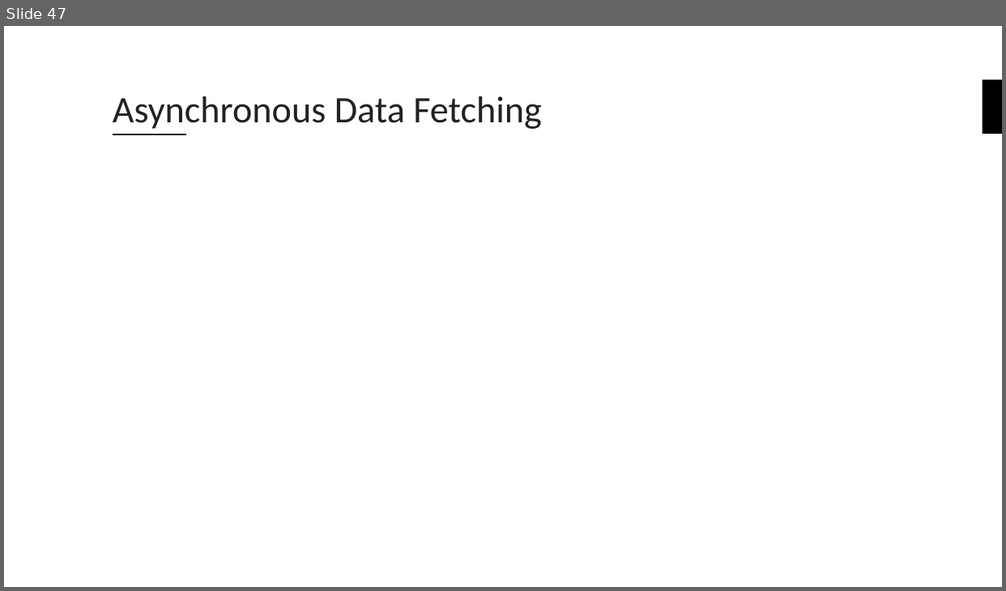
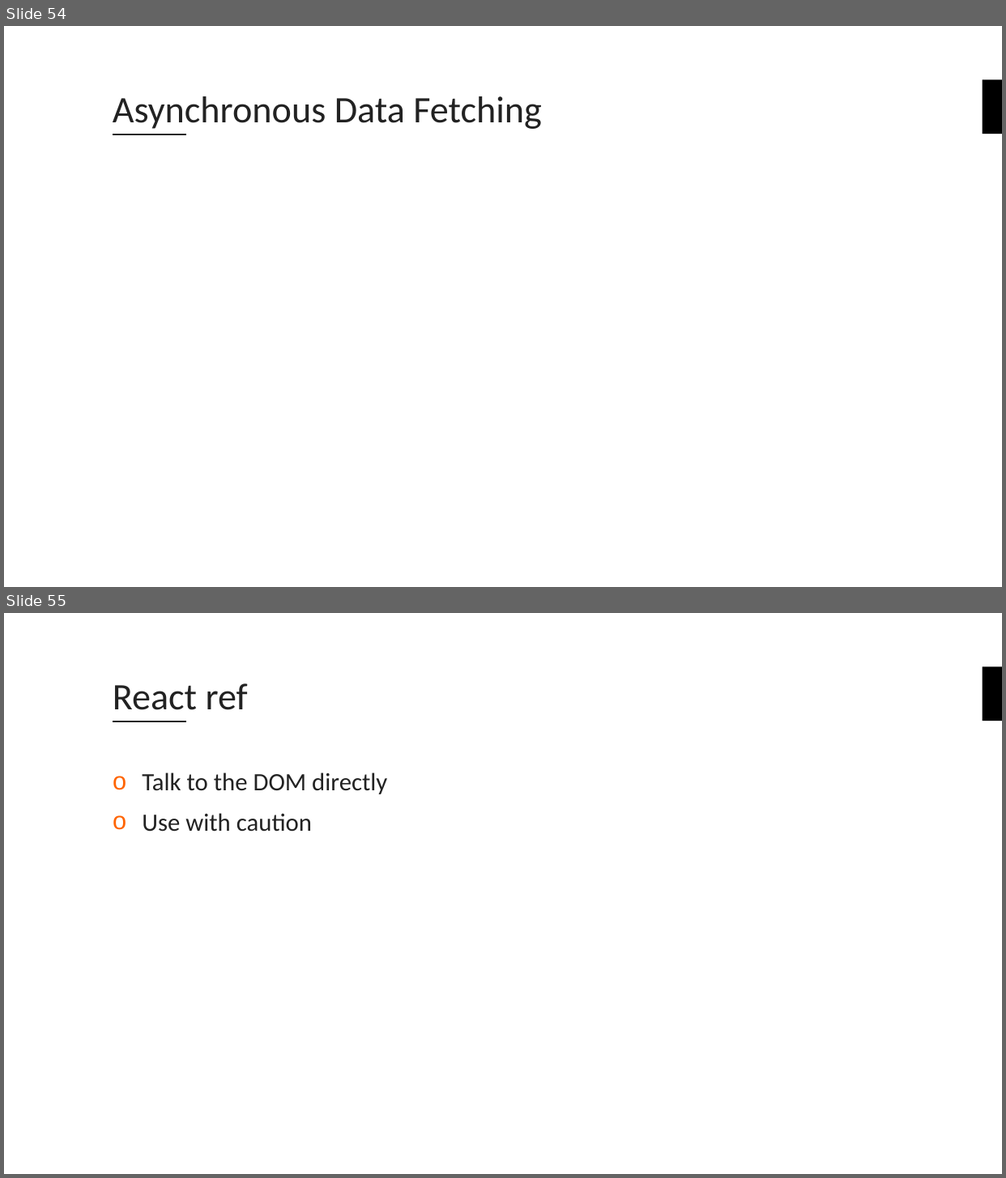
Before and after one commit to fuzzheim/create-react-app-workshop, a slide deck: Create-React-App-Workshop.pptx. Shown one above the other, each under a label of ours: slide 47 before the commit, slides 54 and 55 after it. The pictures are 1006x591 and 1006x1178 pixels, drawn with LibreOffice and Linux fonts; fonts in the diff are those of the drawing; background and template pictures are left out. Boxes give left, top, right and bottom in pixels: in the first picture for what was removed or moved away, otherwise in the second. Text is boxed around its words. In the diff, an @@ line names an element or a change of style, - is before the commit and + after.

```diff
--- a/Create-React-App-Workshop.pptx
+++ b/Create-React-App-Workshop.pptx
@@ slide 55 added at (x1=4, y1=613, x2=1002, y2=1174), background #FFFFFF; not listed: 2 template elements that a slide beside it also shows @@
@@ title added at (x1=113, y1=683, x2=248, y2=710), 36 pt, text #222222 @@
+React ref
@@ text added at (x1=142, y1=773, x2=387, y2=832), 24 pt, text #222222 @@
+o Talk to the DOM directly
+o Use with caution
@@ what was slide 47 is now slide 54 @@
```
Also in this commit, not shown: 6 slides changed, 8 other slides added, 1 slide removed.
